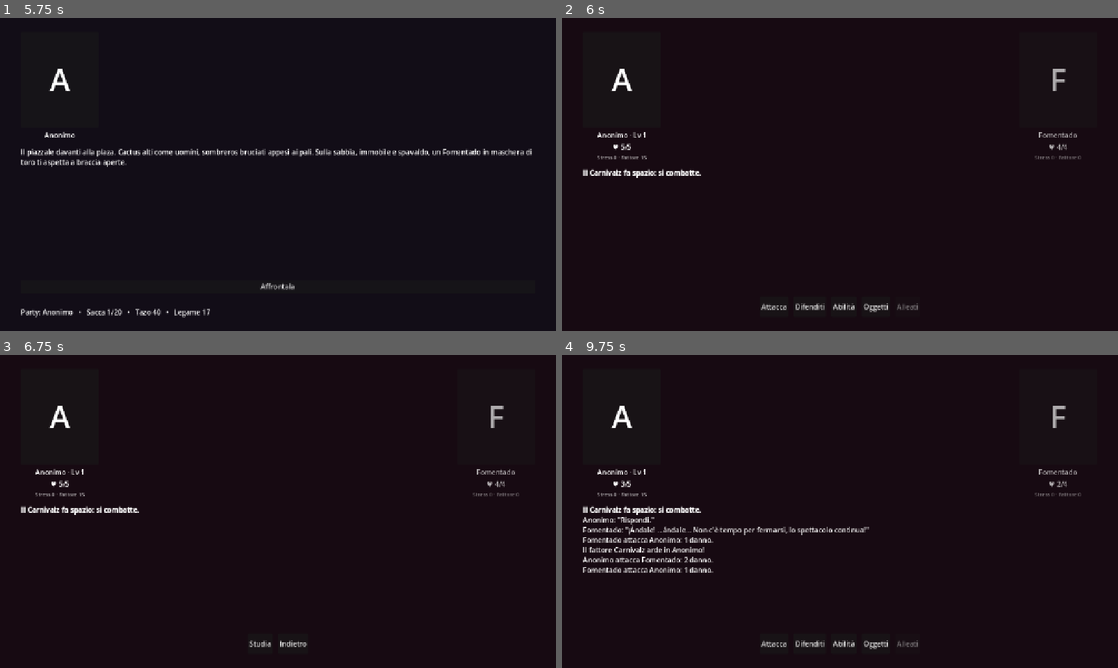
Above: before the commit, frames 1-4 (two rows, left to right).
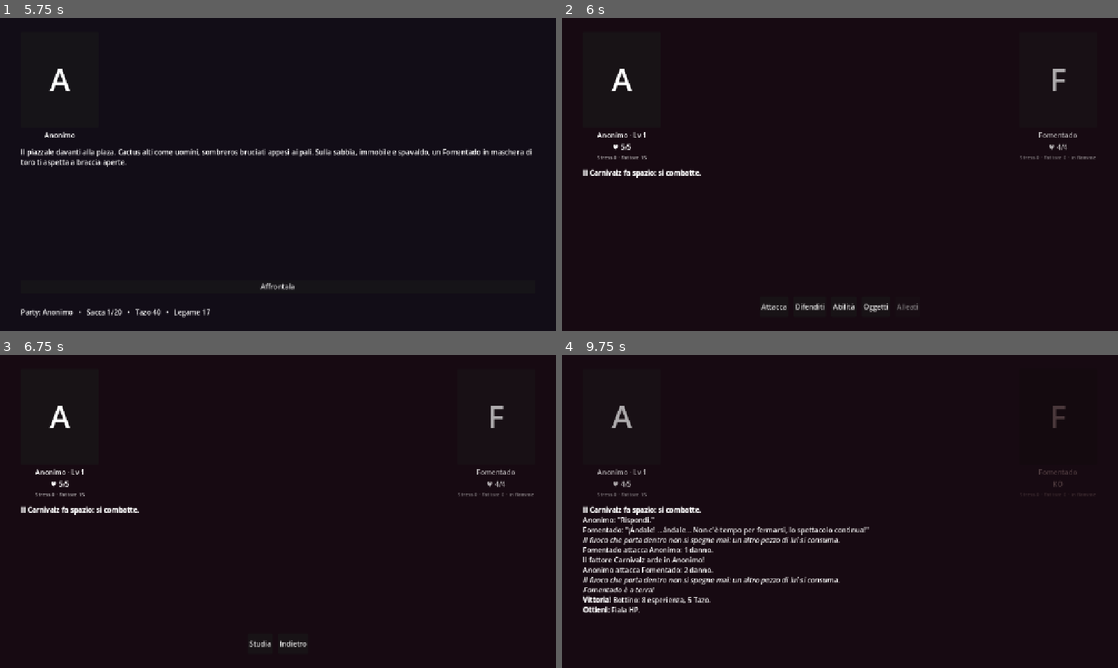
Above: after the commit, the same moments.

Repository: Rio-Chico-Devs/Carnivalz
Game: Godot game, scene res://scenes/Menu.tscn
The game is run twice, just before and just after one commit, with the same random seed, the same clock (stepped at 60 frames per second) and the same inputs.
Inputs (mouse positions are in pixels of both pictures, inside the frame that each line leads up to):
- Up to frame 1 (5.75 s): click "Gioca" at 0.5 s; click "!" at 1.25 s; click "☉ Scendi nel Carnivalz" at 2 s; click "Inizia il Carnivalz" at 2.75 s; click "Taglia per le dune" at 3.5 s; click "Fruga tra i resti" at 4.25 s; click "Spegnile a una a una, e respi…" at 5 s
- Up to frame 2 (6 s): click "Affrontala" at 5.75 s
- Up to frame 3 (6.75 s): click "Abilità" at 6.5 s
- Up to frame 4 (9.75 s): click "Studia" at 7.25 s; tap Enter at 8 s; move the mouse to (962, 495) at 8.02 s; click (962, 495) at 8.17 s; click "Attacca" at 8.75 s; tap Space at 9.5 s; move the mouse to (728, 527) at 9.52 s; click (728, 527) at 9.67 s

Frame 1 is identical in both runs. In frame 2, less than 0.1% of the frame differs, in the area x 82-96%, y 44-46%; in frame 3, less than 0.1%; in frame 4, 3.2%, in the area x 3-96%, y 16-94%.

Commit message:
Combustione (nemici che bruciano) + pool di domande generiche per Studio
Regola di produzione confermata: per i nemici comuni non serve scrivere
una domanda su misura per la voce Studia. Se uno scambio in "studio" ha
solo "risposta" (senza "domanda"), il gioco pesca la battuta del
giocatore a caso da un pool condiviso (data/studio.json,
GameState.domanda_studio_casuale). Solo boss e creature particolari
mantengono domande scritte apposta.

Nuova meccanica generica "combustione" (Combattimento.gd): un nemico con
questo campo nei dati subisce danno_per_turno a ogni suo turno e, se
presente, accumula bonus_attacco - entrambi crescono turno dopo turno
finche' resta "in fiamme". Senza attiva_da_studio e' attiva dal primo
turno; con attiva_da_studio: N si innesca dopo essere stato studiato N
volte (verifica_innesco_combustione, tramite il nuovo contatore per
combattente volte_studiato). Indicatore "in fiamme" visibile in
combattimento.

Applicata a:
- Fomentado: brucia di suo dal primo turno (solo danno, coerente con la
  sua stessa descrizione - "finche' non rimarra' che cenere")
- El Muy Bonito: si infiamma dopo essere stato studiato due volte (danno
  + attacco crescenti) - il suo stesso talento, messo sotto esame, lo
  consuma e insieme lo rende piu' pericoloso

Co-Authored-By: Claude Sonnet 5 <noreply@anthropic.com>
Claude-Session: https://claude.ai/code/session_01AE7uzpDH1Lo1PHb29aXJxZ

Diff:
--- a/data/personaggi.json
+++ b/data/personaggi.json
@@ -12,6 +12,10 @@
 			"ritratto": "res://art/personaggi/maschera_vuota.png",
 			"descrizione": "Un'anima irrequieta spinta al suo limite dalla sua stessa passione, brucia forte, sempre! Finché non rimarrà che cenere.",
 			"carta": { "id": "carta_maschera_vuota", "nome": "Fomentado", "rarita": "non_comune", "chance": 0.05, "testo": "Un folle talentuoso che non ha mai rinunciato ai suoi sogni, un esempio di vita... forse." },
+			"combustione": {
+				"danno_per_turno": 1,
+				"testo_turno": "Il fuoco che porta dentro non si spegne mai: un altro pezzo di lui si consuma."
+			},
 			"bottino_comune": [
 				{ "oggetto": "fiala_hp", "chance": 0.3 }
 			],
@@ -35,6 +39,13 @@
 			"ritratto": "res://art/personaggi/giocoliere.png",
 			"descrizione": "Una rara bellezza, un campione nella recita, ma il talento a volte può farti uscire fuori di testa.",
 			"carta": { "id": "carta_giocoliere", "nome": "El Muy Bonito", "rarita": "rara", "testo": "Ho sempre voluto un suo autografo! - Fan." },
+			"combustione": {
+				"attiva_da_studio": 2,
+				"danno_per_turno": 1,
+				"bonus_attacco": 1,
+				"testo_innesco": "Qualcosa in lui si spezza sotto lo sguardo attento: il talento che lo ha reso grande ora lo divora dall'interno. Comincia a bruciare — e più brucia, più diventa pericoloso.",
+				"testo_turno": "Le fiamme lo consumano un altro po'. Lui ne trae ancora più forza."
+			},
 			"studio": [
 				{ "domanda": "Rivelami i tuoi desideri", "risposta": "¡No me digas lo que tengo que hacer, hombre! Soccombi dinnanzi a me, e brucia come io brucio nel cielo!" },
 				{ "domanda": "Ti ascolto.", "risposta": "Guardatemi! GUARDATEMI!!!" }
--- /dev/null
+++ b/data/studio.json
@@ -0,0 +1,10 @@
+{
+	"domande_generiche": [
+		"Ti ascolto.",
+		"Rivelami i tuoi desideri.",
+		"Fammi capire cosa ti è successo.",
+		"Rispondi.",
+		"È ora di scoprire la verità.",
+		"Giustifica le tue azioni."
+	]
+}
--- a/scripts/Combattimento.gd
+++ b/scripts/Combattimento.gd
@@ -111,6 +111,7 @@
 			# voce nel bestiario al primo incontro (gli oggetti di scena non ne hanno)
 			GameState.registra_bestiario(id_personaggio)
 			AudioManager.verso(id_personaggio, dati, "comparsa")
+	var combustione: Dictionary = dati.get("combustione", {})
 	var combattente := {
 		"indice": combattenti.size(),
 		"id": id_personaggio,
@@ -133,6 +134,9 @@
 		"giocatore": giocatore,
 		"stati": [],
 		"buffs": [],
+		"volte_studiato": 0,
+		"combustione": combustione,
+		"in_fiamme": not combustione.is_empty() and not combustione.has("attiva_da_studio"),
 		"scheda": scheda,
 		"etichetta_vita": vita,
 		"etichetta_extra": extra,
@@ -190,6 +194,10 @@
 func esegui_turno(attaccante: Dictionary) -> void:
 	scadenza_buff(attaccante)
 	evidenzia(attaccante)
+	if attaccante.in_fiamme:
+		applica_combustione(attaccante)
+		if attaccante.hp <= 0:
+			return  # bruciato prima di poter agire
 	if attaccante.giocatore:
 		attaccante_corrente = attaccante
 		mostra_azioni()
@@ -328,6 +336,7 @@
 		attiva_bersaglio_extra()
 		GameState.segna_studiato(bersaglio.id)
 		return
+	bersaglio.volte_studiato += 1
 	var dati: Dictionary = GameState.personaggi.get(bersaglio.id, {})
 	var scambi: Array = dati.get("studio", [])
 	if convinto and bersaglio.id == fonte.get("id", "") and dati.has("studio_cedimento"):
@@ -340,11 +349,18 @@
 		if scambio.has("osservazione"):
 			scrivi("[i]%s[/i]" % scambio["osservazione"])
 		else:
-			scrivi("%s: \"%s\"" % [chi.nome, scambio.get("domanda", "")])
+			# le domande dei nemici generici sono pescate a caso da un pool
+			# condiviso; solo boss e creature particolari hanno una domanda
+			# scritta apposta
+			var domanda: String = scambio.get("domanda", "")
+			if domanda == "":
+				domanda = GameState.domanda_studio_casuale()
+			scrivi("%s: \"%s\"" % [chi.nome, domanda])
 			scrivi("%s: \"%s\"" % [bersaglio.nome, scambio.get("risposta", "")])
 	GameState.segna_studiato(bersaglio.id)
 	if bersaglio.id == fonte.get("id", ""):
 		aggiorna_speranza(int(GameState.regole.get("speranza_studio", 10)))
+	verifica_innesco_combustione(bersaglio)
 
 func attiva_bersaglio_extra() -> void:
 	var dati_frenesia: Dictionary = portatore_frenesia.get("frenesia", {})
@@ -498,6 +514,30 @@
 	if combattente.hp <= 0:
 		_su_ko(combattente)
 
+# --- combustione: alcuni nemici bruciano a ogni loro turno (danno, a volte
+# anche un bonus attacco che cresce turno dopo turno). Puo' essere attiva
+# fin dall'inizio (nessun "attiva_da_studio" nei dati) o innescarsi dopo
+# essere stato studiato un certo numero di volte.
+
+func verifica_innesco_combustione(bersaglio: Dictionary) -> void:
+	var comb: Dictionary = bersaglio.combustione
+	if comb.is_empty() or bersaglio.in_fiamme or not comb.has("attiva_da_studio"):
+		return
+	if bersaglio.volte_studiato >= int(comb["attiva_da_studio"]):
+		bersaglio.in_fiamme = true
+		scrivi("[b]%s[/b]" % comb.get("testo_innesco", "Qualcosa in lui prende fuoco."))
+
+func applica_combustione(combattente: Dictionary) -> void:
+	var comb: Dictionary = combattente.combustione
+	var danno := int(comb.get("danno_per_turno", 1))
+	combattente.hp = maxi(combattente.hp - danno, 0)
+	scrivi("[i]%s[/i]" % String(comb.get("testo_turno", "Brucia ancora un po'.")))
+	if comb.has("bonus_attacco"):
+		combattente.attacco += int(comb["bonus_attacco"])
+	aggiorna_scheda(combattente)
+	if combattente.hp <= 0:
+		_su_ko(combattente)
+
 # --- risoluzione dei colpi ---
 
 func difesa_di(combattente: Dictionary) -> int:
@@ -693,6 +733,8 @@
 		dettagli += " · Dif %d" % scudo
 	if combattente.stress >= int(GameState.regole.get("soglia_stress_sopraffatto", 80)):
 		dettagli += " · sopraffatto"
+	if combattente.get("in_fiamme", false):
+		dettagli += " · in fiamme"
 	if combattente.psiche in combattente.stati:
 		dettagli += " · " + String(GameState.psichi.get(combattente.psiche, {}).get("nome", combattente.psiche))
 	combattente.etichetta_extra.text = dettagli
--- a/scripts/GameState.gd
+++ b/scripts/GameState.gd
@@ -13,6 +13,7 @@
 const PERCORSO_REGOLE := "res://data/regole.json"
 const PERCORSO_DIALOGHI := "res://data/dialoghi.json"
 const PERCORSO_AUDIO := "res://data/audio.json"
+const PERCORSO_STUDIO := "res://data/studio.json"
 const PERCORSO_SALVATAGGIO := "user://salvataggio.json"
 
 # Unica fonte di casualità del gioco: sempre seedata, per determinismo
@@ -28,6 +29,7 @@
 var regole: Dictionary = {}
 var dialoghi: Dictionary = {}        # id nodo -> battuta di un compagno (lore, sblocchi)
 var audio: Dictionary = {}           # config musica (chiavi -> percorsi)
+var domande_studio_generiche: Array = []  # pool di domande per Studia sui nemici comuni
 var musica_ambiente: String = ""     # traccia della scena eventi corrente (frattura/campagna)
 var id_protagonista: String = ""
 
@@ -77,6 +79,7 @@
 	carica_regole()
 	carica_dialoghi()
 	carica_audio()
+	carica_studio()
 	nuova_partita()
 
 func imposta_seed(nuovo_seed: int) -> void:
@@ -139,6 +142,18 @@
 func carica_audio() -> void:
 	var dati: Variant = carica_json(PERCORSO_AUDIO)
 	audio = dati if dati is Dictionary else {}
+
+func carica_studio() -> void:
+	var dati: Variant = carica_json(PERCORSO_STUDIO)
+	domande_studio_generiche = dati.get("domande_generiche", []) if dati is Dictionary else []
+
+func domanda_studio_casuale() -> String:
+	# per i nemici comuni: la domanda del giocatore e' pescata a caso da un
+	# pool condiviso. Le risposte restano scritte per ogni personaggio;
+	# solo boss e creature particolari hanno anche la domanda su misura.
+	if domande_studio_generiche.is_empty():
+		return ""
+	return String(domande_studio_generiche[rng.randi_range(0, domande_studio_generiche.size() - 1)])
 
 func carica_mappa() -> Dictionary:
 	var dati: Variant = carica_json(PERCORSO_MAPPA)
Not shown, changed: README.md
